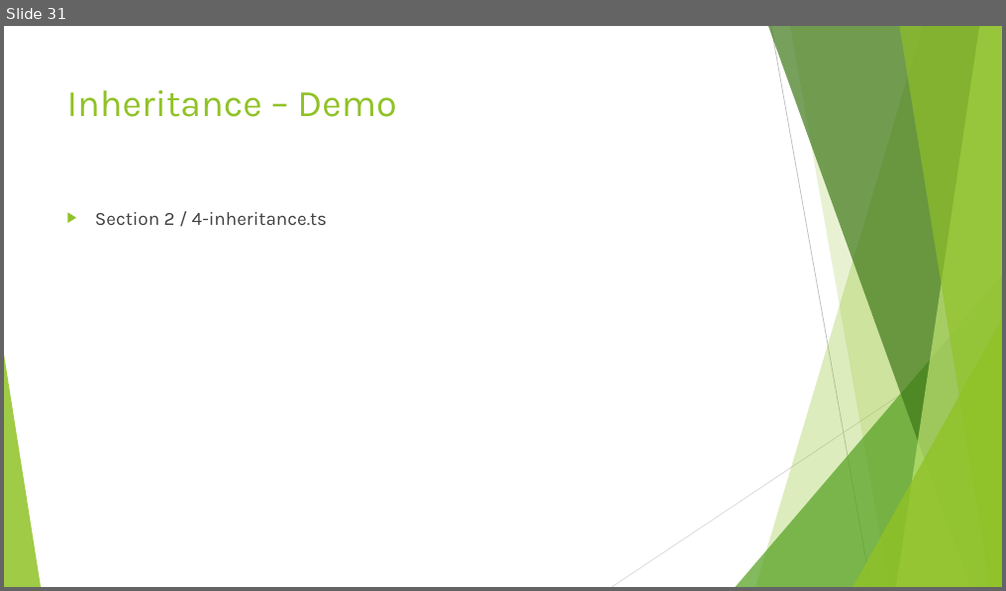
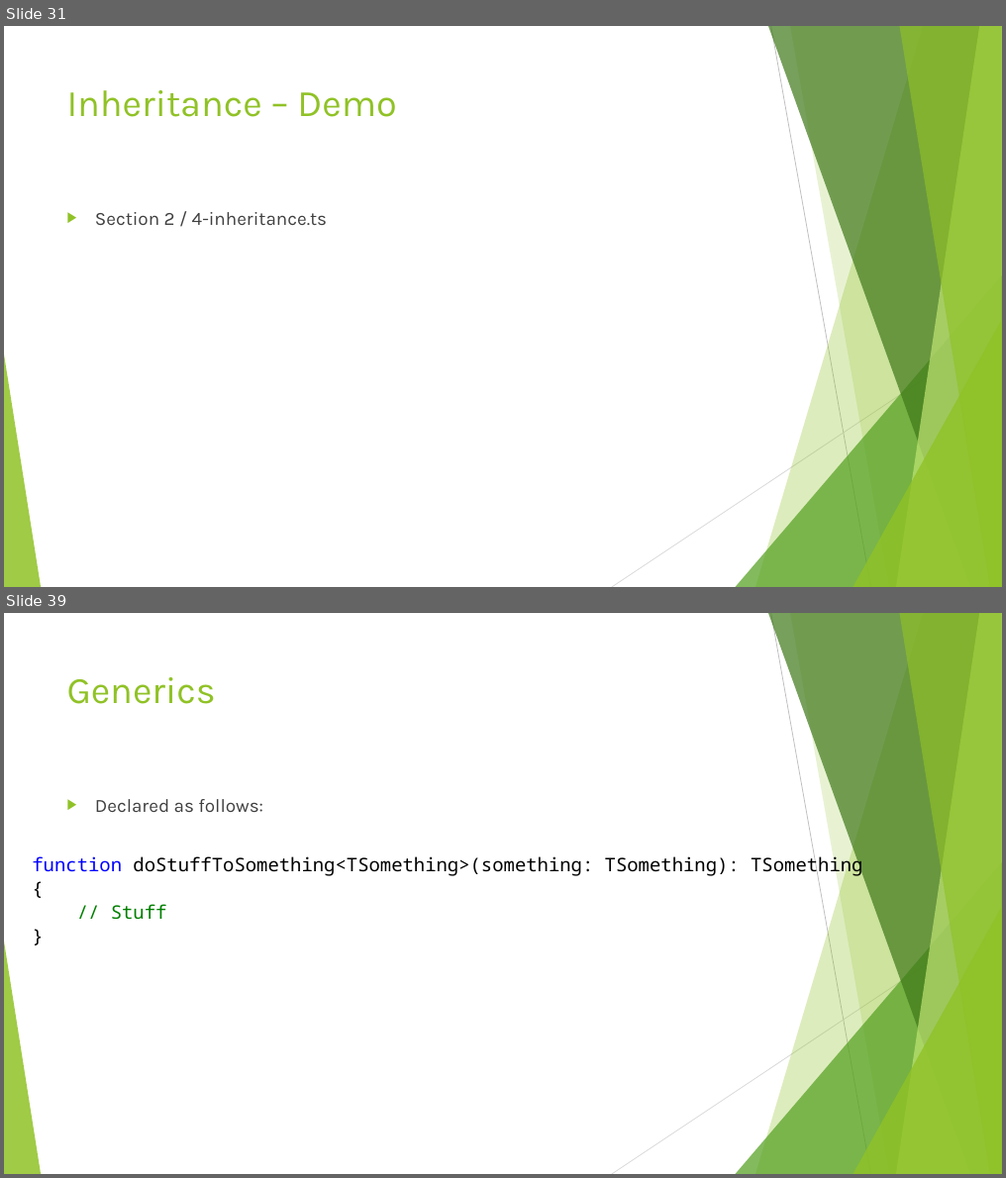
Before and after one commit to dflor003/typescript-fundamentals, a slide deck: Presentation/TypeScriptFundamentals.pptx. Shown one above the other, each under a label of ours: slide 31 before the commit, slides 31 and 39 after it; the slides between them are not shown. The pictures are 1006x591 and 1006x1178 pixels, drawn with LibreOffice and Linux fonts; fonts in the diff are those of the drawing. Boxes give left, top, right and bottom in pixels: in the first picture for what was removed or moved away, otherwise in the second. Text is boxed around its words. In the diff, an @@ line names an element or a change of style, - is before the commit and + after.

Commit message:
DanilF: Added to interfaces section. Added slides and examples for lambdas, generics, and definition files.

```diff
--- a/Presentation/TypeScriptFundamentals.pptx
+++ b/Presentation/TypeScriptFundamentals.pptx
@@ slide 39 added at <box>4,613,1002,1174</box>, background #FFFFFF; not listed: 10 template elements that a slide beside it also shows @@
@@ title added at <box>67,677,216,704</box>, 36 pt, text #90C226 @@
+Generics
@@ text added at <box>95,799,263,812</box>, 18 pt, text #404040 @@
+▶ Declared as follows:
@@ text added at <box>32,854,862,920</box>, 18 pt, text #000000 @@
+function doStuffToSomething<TSomething>(something: TSomething): TSomething {
+// Stuff
+}
```
Also in this commit, not shown: 13 other slides added, 16 other files.
